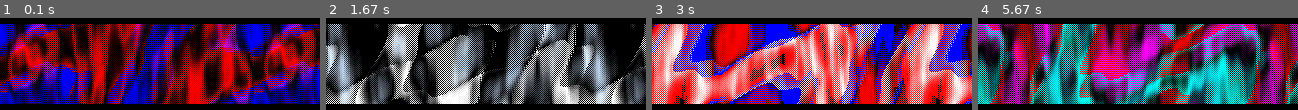
Above: before the commit, frames 1-4 (left to right).
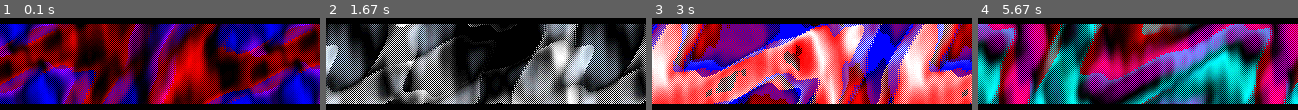
Above: after the commit, the same moments.

Repository: mooinglemur/2RX16
Game: pygame game, started from scripts/plasma/plasma_for_x16.py
Same seed, same stepped clock (60 frames per second), same inputs: the game is played once before the commit and once after it.
Inputs:
- Up to frame 1 (0.1 s): no input
- Up to frame 2 (1.67 s): tap Enter at 0.33, 1 s; tap Space at 0.67, 1.33 s
- Up to frame 3 (3 s): tap Enter every 0.33 s from 1.67 to 2.67 s
- Up to frame 4 (5.67 s): tap Enter every 0.33 s from 3 to 5.33 s

The runs differ from the first frame. In frame 1, 72% of the frame differs, in the area x 0-100%, y 6-94%; in frame 2, 56%; in frame 3, 70%; in frame 4, 77%.

Commit message:
Add DOSBOOT, other misc changes

Diff:
--- a/2rx16.cfg
+++ b/2rx16.cfg
@@ -12,6 +12,8 @@
     GOLDEN:       file = "", start = $0400,  size = $0400, type = rw;
     LOADADDR:     file = %O, start = %S - 2, size = $0002;
     MAIN:         file = %O, start = %S,     size = $3FFF;
+    DOSBOOT_ZP:   file = "", start = $0040,  size = $0080 - $0040, define = yes;
+    DOSBOOT:      file = "ROOT/DOSBOOT.BIN", start = $4800, size = $5700;
     INTRO:        file = "ROOT/INTRO.BIN", start = $4800, size = $5700;
     HEDRON:       file = "ROOT/HEDRON.BIN", start = $4800, size = $5700;
     TUNNEL:       file = "ROOT/TUNNEL.BIN", start = $4800, size = $5700;
@@ -49,6 +51,8 @@
     TILEDATA:       load = MAIN,          type = ro, optional = yes;
     DATA:           load = MAIN,          type = rw, optional = yes;
     BSS:            load = MAIN,          type = bss, define = yes;
+    DOSBOOT_ZP:     load = DOSBOOT_ZP,    type = zp;
+    DOSBOOT:        load = DOSBOOT,       type = rw, optional = yes;
     INTRO:          load = INTRO,         type = rw, optional = yes;
     HEDRON:         load = HEDRON,        type = rw, optional = yes;
     TUNNEL:         load = TUNNEL,        type = rw, optional = yes;
--- a/scripts/plasma/plasma_for_x16.py
+++ b/scripts/plasma/plasma_for_x16.py
@@ -216,19 +216,19 @@
     global ptau
 
     for a in range(256):
-        sint4[a]=(math.trunc(math.sin(a*math.pi*2/128)*55+
-            math.sin(a*math.pi*2/128*2)+
-            math.sin(a*math.pi*2/128*4)*4+128)) & 0xff
-        sint3[a]=(math.trunc(math.sin(a*math.pi*2/128)*55+
-            math.sin(a*math.pi*2/128*4)*2+
-            math.sin(a*math.pi*2/128*17)*3+64)*2) & 0xff
-        sint2[a]=math.trunc(math.sin(a*math.pi*2/128)*55+
-            math.sin(a*math.pi*2/128*3)*4+
-            math.sin(a*math.pi*2*19)*4) & 0xff
         sint1[a]=math.trunc(math.sin(a*math.pi*2/128)*55+
             math.sin(a*math.pi*2/128*6)*5+
             math.sin(a*math.pi*2*21)*4+
             64) & 0xff
+        sint2[a]=math.trunc(math.sin(a*math.pi*2/128)*55+
+            math.sin(a*math.pi*2/128*3)*4+
+            math.sin(a*math.pi*2*19)*4) & 0xff
+        sint3[a]=math.trunc(math.sin(a*math.pi*2/128)*55+
+            math.sin(a*math.pi*2/128*4)*2+
+            math.sin(a*math.pi*2/128*17)*3+64) & 0xff
+        sint4[a]=math.trunc(math.sin(a*math.pi*2/128)*55+
+            math.sin(a*math.pi*2/128*2)+
+            math.sin(a*math.pi*2/128*4)*4+128) & 0xff
         yscale[a]=a//6
 
     byteprint(sint1,"sint1")
--- a/sync-codes.txt
+++ b/sync-codes.txt
@@ -1,6 +1,6 @@
 These are the sync codes that are embedded in the music to help sync the demo to the music.  The value can be polled by importing the label and reading from `syncval`.  A callback from the music will change this value at the appropriate time in playback
 
-$00 = start value for the demo
+$00 = intro start
 $03 = show equivalent to "A Future Crew Production"
 $04 = show equivalent to "First Presented at Assembly 93"
 $05 = "in DOLBY SURROUND"
@@ -58,3 +58,9 @@
 $CC = end of MUSIC4
 $D4 = ship flyby effect
 $E0 = credits
+
+$FA = DOS boot initial beep
+$FB = DOS boot begin RAM test
+$FC = DOS boot drive test
+$FD = DOS boot starting OS
+$FE = DOS boot fadeout
Not shown, added: ROOT/DOS-CHARSET.VTS
Not shown, changed: ROOT/MUSIC0.ZSM
Not shown, changed: ROOT/MUSIC1.ZSM
Not shown, changed: ROOT/MUSIC5.ZSM
Not shown, added: assets/dos/fontsheet.bin
Not shown, added: assets/dos/fontsheet.xcf
Not shown, added: assets/dos/tiles.bin
Not shown, changed: assets/music/2Rdos.fur
Not shown, changed: assets/music/2Rskaven.fur
Not shown, changed: src/circles.s
Not shown, added: src/dosboot.s
Not shown, changed: src/flow.inc
(and 9 more such lines)
